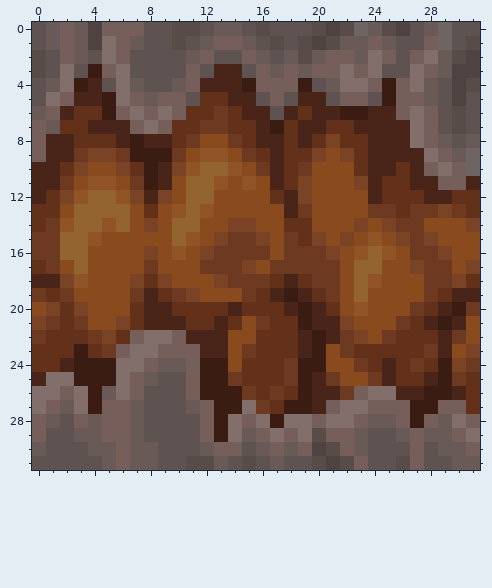
Two versions of one pixel-art sprite, textures/blocks/creaking_heart_side_dormant.png. The picture above is the old version.
The file is 32x32 pixels. Colours within 5 levels of each other are drawn and written as one.
New version:
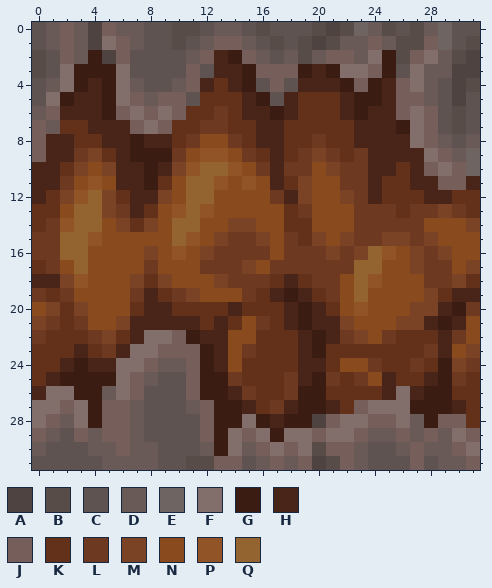
Palette (. is transparent): A #4e4340  B #584c49  C #5e5350  D #6a5a57  E #6e6462  F #826e6b  G #3a1c13  H #482419  J #765f5a  K #633119  L #6d3920  M #7b4325  N #894a1e  P #915426  Q #936430
Edits made:
y 0: x 6..7 JJ -> DD; x 26..27 AC -> CB
y 1: x 26..27 CC -> BB
y 2: x 4..5 CF -> GA; x 13..14 CC -> HG; x 25..26 JC -> GB
y 3: x 3 C -> G; x 5 J -> G; x 15 C -> G; x 17 D -> J; x 19..21 DJJ -> GHG; x 23..25 JFC -> FJG; x 28 J -> D
y 4: x 5 C -> G; x 13 H -> K; x 16 J -> C; x 18..25 JGCDFFJG -> CHHHGJGH
y 5: x 2 J -> G; x 14 H -> K; x 16..25 CJCHHCJJCG -> GCHKKKHGGH
y 6: x 3..4 KK -> HH; x 17 C -> G; x 20..22 HHG -> KKH
y 7: x 17 G -> H; x 19..20 HH -> KK; x 26 H -> G
y 8: x 5 K -> H; x 19..21 HKM -> KLK; x 23 K -> H
y 9: x 5..6 ML -> KH; x 19 K -> L; x 21..23 NMK -> LKL
y 10: x 5..7 NMK -> MHH; x 18 K -> L; x 21..23 NNK -> MLL
y 11: x 5..7 PNL -> NHH; x 9 H -> K; x 22..23 NM -> LL
y 12: x 5..7 QPM -> MKH; x 17 K -> L; x 22..23 NN -> ML
y 13: x 5..7 QQN -> MLH; x 18 H -> K; x 23 N -> L
y 14: x 5..7 PQN -> NMK; x 23..25 MNM -> LLL
y 15: x 23..25 NPN -> LLM
y 16: x 22..23 NP -> LM; x 27 L -> M
y 17: x 22 N -> L
y 19: x 28 L -> M
y 20: x 27..28 LK -> MM
y 21: x 7 K -> H; x 11 K -> H; x 18 K -> H; x 26..27 LK -> MM
y 22: x 7 J -> H; x 11 H -> G
y 23: x 3 G -> H; x 6 J -> H; x 12 H -> G; x 21..22 NL -> KK
y 24: x 4..5 GG -> HH; x 13 G -> H; x 18..21 LGGN -> KHHK; x 23..25 LKH -> NLK
y 25: x 0..2 HFF -> KHG; x 19..20 GH -> HG; x 22..24 NNL -> KLN
y 26: x 0 F -> H; x 2..3 JF -> FG; x 14 G -> H; x 17..18 LK -> KL; x 20..26 HHLJFFH -> GKKKKHF; x 30 H -> K
y 27: x 1..2 JD -> FJ; x 15..18 FLKG -> HKLH; x 20..26 HJFFJJJ -> GHKJFFF; x 29..30 JJ -> GH
y 28: x 0..4 JDCJD -> FJDFG; x 14..21 FJFGFFJF -> GFGHGGAJ; x 23..31 JDDJGJDFJ -> FJJFDGJJK
y 29: x 1 C -> D; x 3 D -> J; x 15..18 DJFJ -> JFGF; x 20..28 BJJDCCDJD -> JFFJDDJDJ; x 30..31 JF -> FJ
y 30: x 13..21 JJCDJDJAB -> GFDJFJFBJ; x 26 C -> D; x 28 C -> D; x 30..31 DJ -> JF
y 31: x 6 J -> D; x 13..23 DCBCDCCBABJ -> JJCDJDJABJD; x 26 B -> C; x 29 C -> D; x 31 D -> J
Where, in picture pixels (left, top, right, bottom), the same in both pictures:
changed: (32, 22, 480, 470)
